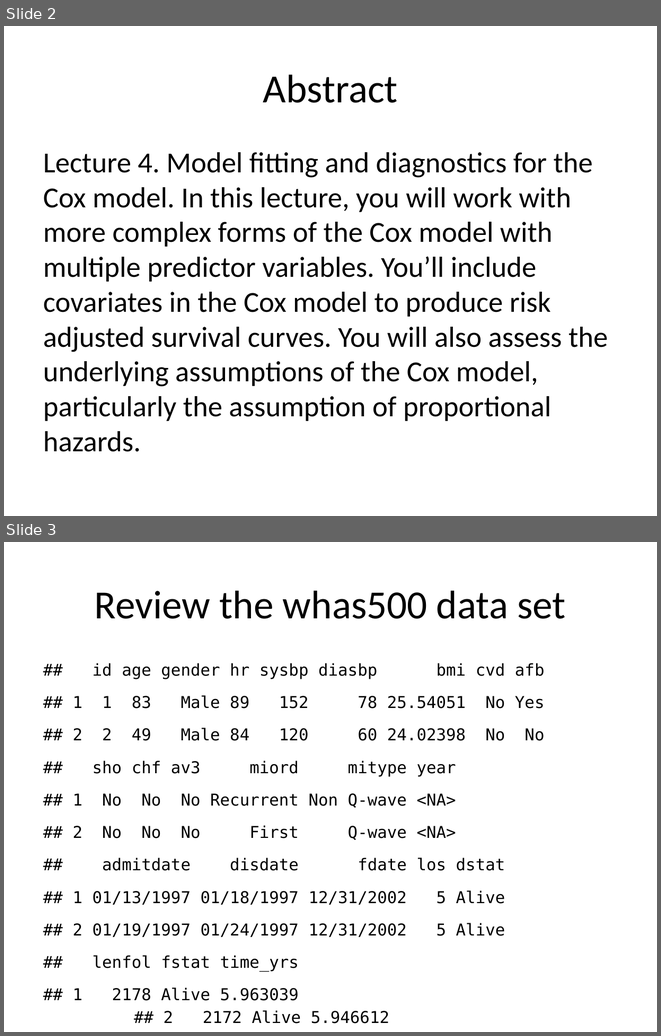
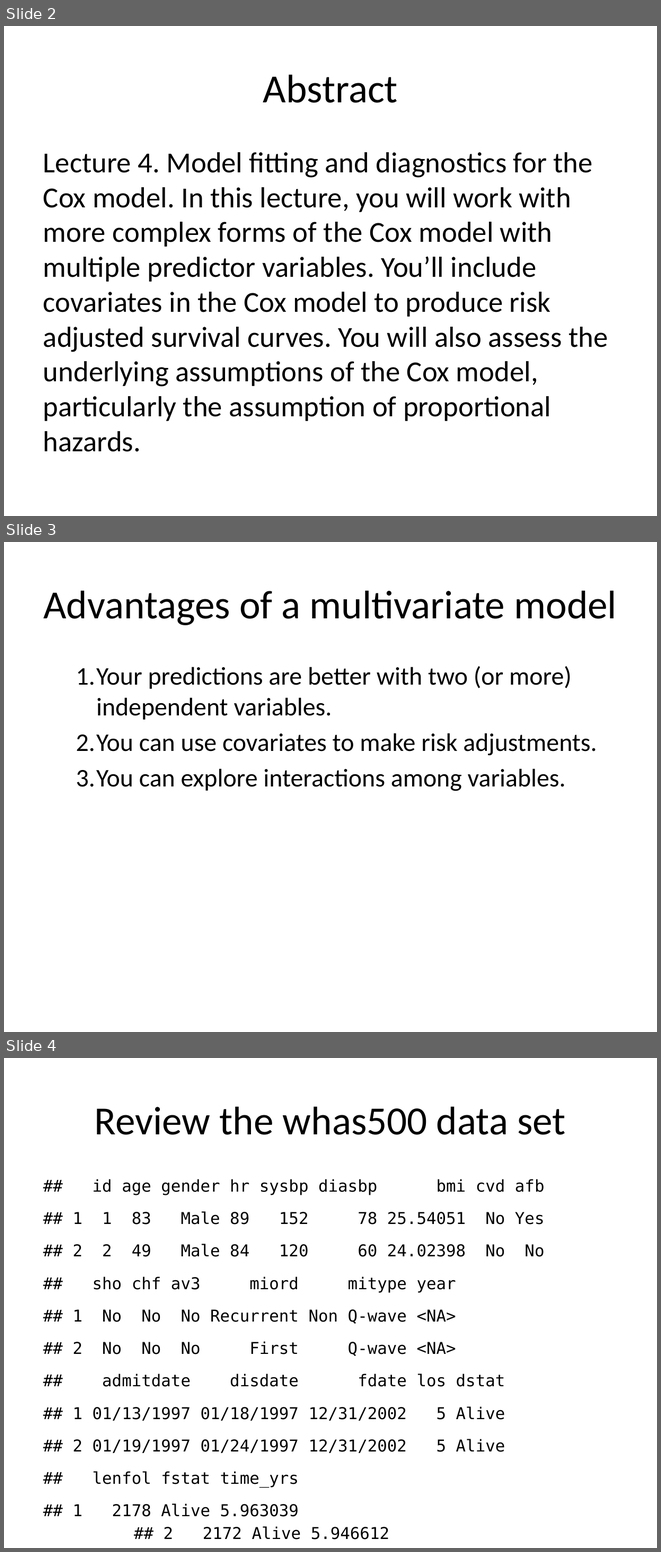
Before and after one commit to pmean/survival-lecture4, a slide deck: r/ppt4.pptx. Shown one above the other, each under a label of ours: slides 2 and 3 before the commit, slides 2, 3 and 4 after it. The pictures are 661x1036 and 661x1552 pixels, drawn with LibreOffice and Linux fonts; fonts in the diff are those of the drawing. Boxes give left, top, right and bottom in pixels: in the first picture for what was removed or moved away, otherwise in the second. Text is boxed around its words. In the diff, an @@ line names an element or a change of style, - is before the commit and + after.

```diff
--- a/r/ppt4.pptx
+++ b/r/ppt4.pptx
@@ slide 3 added at [4, 542, 657, 1032], background #FFFFFF @@
@@ title added at [43, 590, 617, 625], 44 pt, text #000000 @@
+Advantages of a multivariate model
@@ text added at [76, 666, 597, 791], 28 pt, text #000000 @@
+  1. Your predictions are better with two (or more) independent variables.
+  2. You can use covariates to make risk adjustments.
+  3. You can explore interactions among variables.
@@ what was slide 3 is now slide 4 @@
```
Also in this commit, not shown: 2 slides changed, 4 other slides added, 4 slides removed, 2 other files.
